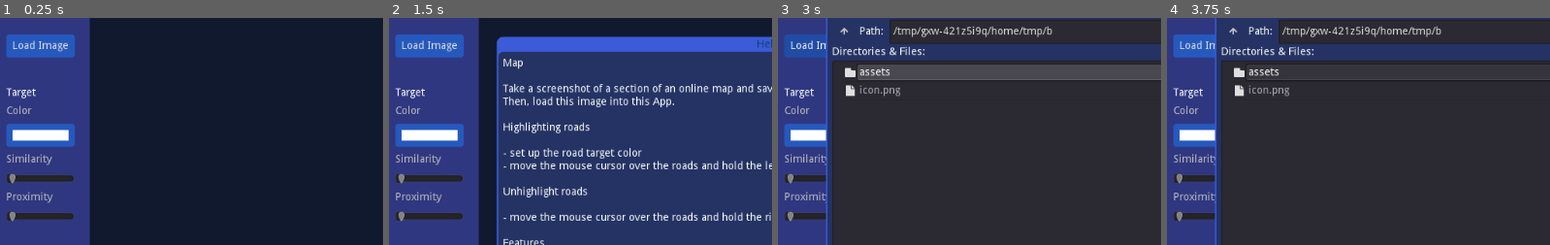
Above: before the commit, frames 1-4 (left to right).
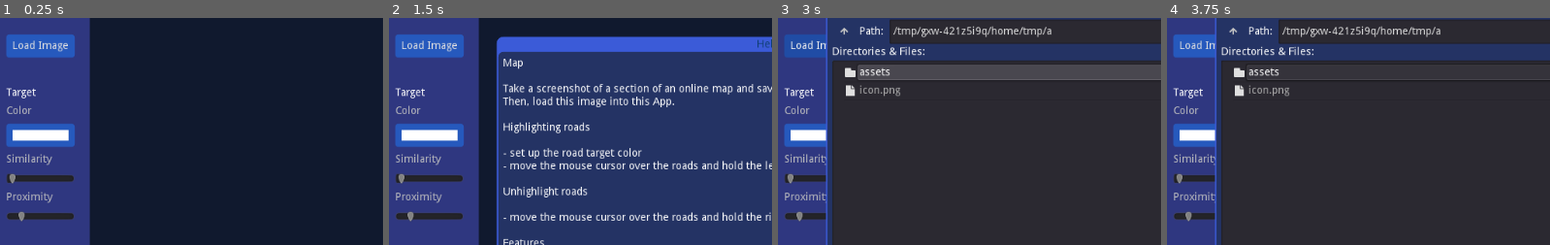
Above: after the commit, the same moments.

Repository: andrew-wilkes/color-replacement-brush
Game: Godot game, scene res://Main.tscn
The game is run twice, just before and just after one commit, with the same random seed, the same clock (stepped at 60 frames per second) and the same inputs.
Inputs (mouse positions are % of the whole screen's width and height, from its top left):
- Up to frame 1 (0.25 s): no input
- Up to frame 2 (1.5 s): tap Enter at 0.5 s; move the mouse to (72, 45) at 0.52 s; click (72, 45) at 0.67 s; click "About" at 1.25 s
- Up to frame 3 (3 s): click "OK" at 2 s; click "Load Image" at 2.75 s
- Up to frame 4 (3.75 s): click (33, 80) at 3.52 s; type "12" at 3.6 s
The pictures show only the part of the screen within x 0-50%, y 11-61%; the shares and areas given below are measured in that part.

The runs differ from the first frame. In frame 1, 0.1% of the frame differs, in the area x 1-7%, y 85-90%; in frame 2, 0.1%; in frame 3, 0.1%, in the area x 1-72%, y 3-90%; in frame 4, 0.1%.

Commit message:
Clean up

Diff:
--- a/src/Main.gd
+++ b/src/Main.gd
@@ -24,7 +24,7 @@
 func _ready():
 	get_node("%TargetColor").color = settings.target_color
 	get_node("%Similarity").value = settings.similarity
-	get_node("%Proximity").value = log(settings.proximity) / log(2)
+	get_node("%Proximity").value = settings.proximity
 	get_node("%ReplacementColor").color = settings.replacement_color
 	Input.use_accumulated_input = true
 
@@ -114,8 +114,7 @@
 
 
 func _on_Proximity_value_changed(value):
-	if cells.size() > 0:
-		settings.proximity = value
+	settings.proximity = value
 
 
 func _on_TargetColor_color_changed(color):
--- a/src/Overlay.gd
+++ /dev/null
@@ -1,4 +0,0 @@
-extends ColorRect
-
-func _draw():
-	draw_circle(Vector2(90, 90), 50, Color.red)
